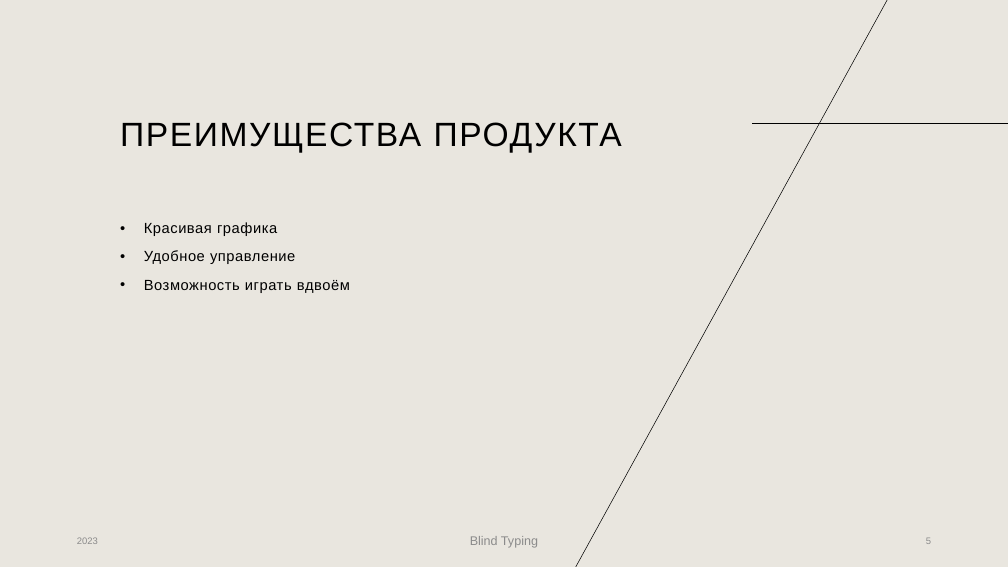
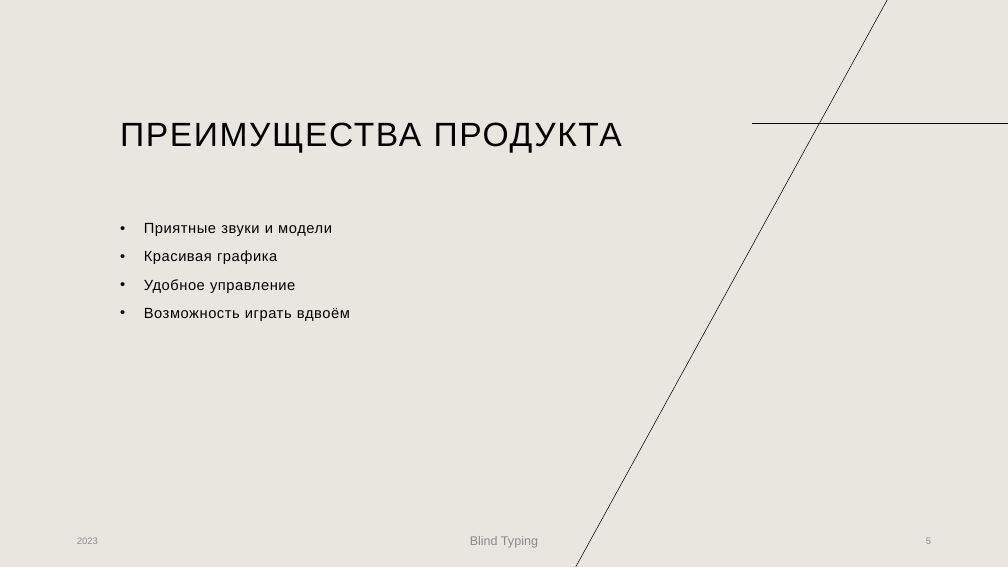
Before and after one commit to ImVladich/TanksBimAndBam, a slide deck: slide 5 of res_for_presentation/Blind Typing.pptx. Drawn at 1008x567 pixels with LibreOffice and Linux fonts; fonts in the diff are those of the drawing. Boxes give left, top, right and bottom in pixels: in the first picture for what was removed or moved away, otherwise in the second. Text is boxed around its words. In the diff, an @@ line names an element or a change of style, - is before the commit and + after.

```diff
--- a/res_for_presentation/Blind Typing.pptx
+++ b/res_for_presentation/Blind Typing.pptx
@@ text at box(144, 223, 332, 236): paragraph added @@
+• Приятные звуки и модели
```
Also in this commit, not shown: 3 other slides changed, 4 other files.
